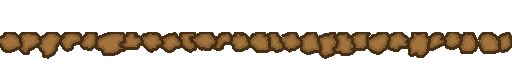
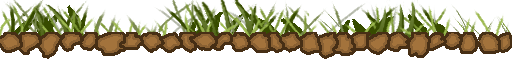
Layer changes from the first 512×64 image to the second:
added layer "Grass Small Front" above "Grass Large Front" over [0, 4, 504, 41]
added layer "Grass Large Front" above "Grass" over [4, 0, 512, 41]
added layer "Grass" above "Small Small Back" over [8, 0, 449, 38]
added layer "Small Small Back" above "Grass #2" over [1, 1, 448, 38]
added layer "Grass #2" above "Grass #1" over [1, 0, 348, 37]
added layer "Grass #1" above "Grass Large Back" over [12, 1, 437, 38]
added layer "Grass Large Back" above "Grass Base" over [9, 5, 512, 41]
